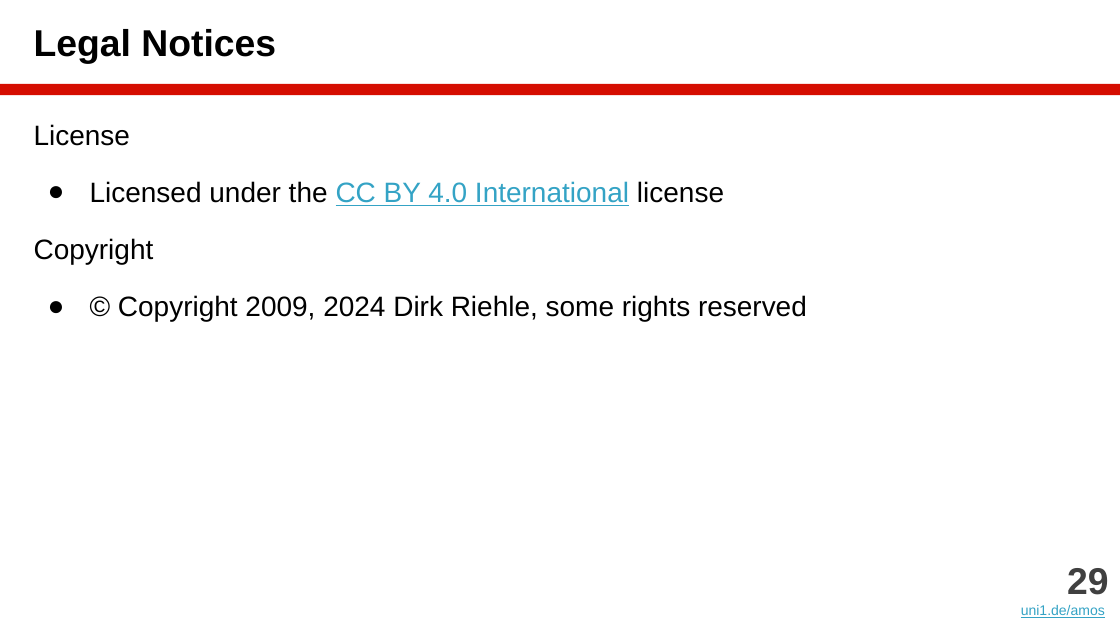
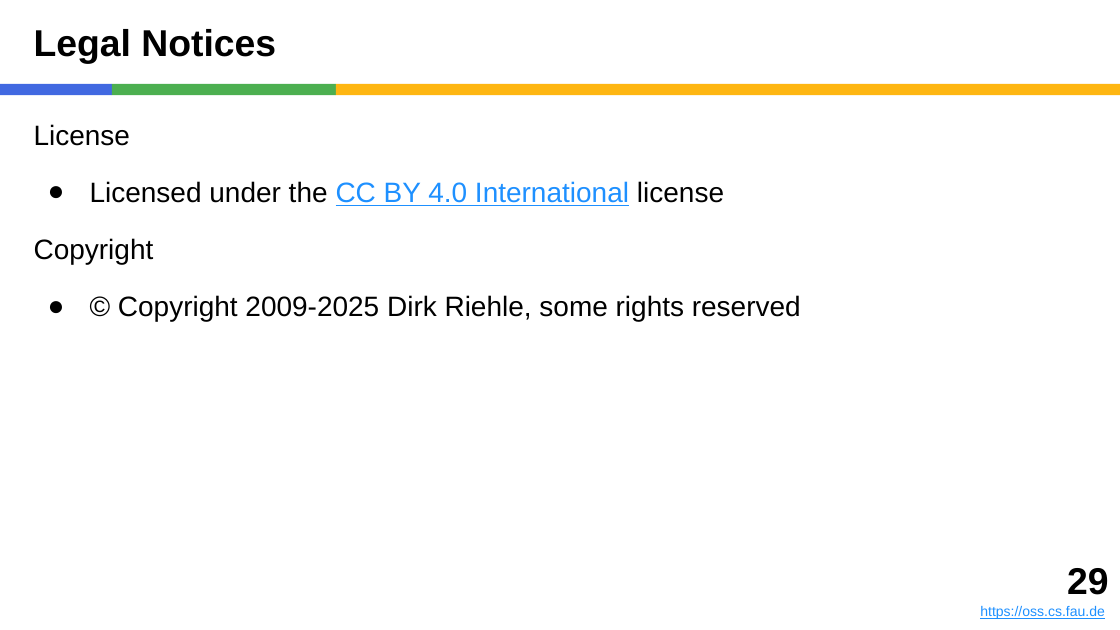
Before and after one commit to dirkriehle/amos-course, a slide deck: slide 29 of Lecture slides/AMOS A01 - Introduction.pptx. Drawn at 1120x630 pixels with LibreOffice and Linux fonts; fonts in the diff are those of the drawing. Boxes give left, top, right and bottom in pixels: in the first picture for what was removed or moved away, otherwise in the second. Text is boxed around its words. In the diff, an @@ line names an element or a change of style, - is before the commit and + after.

```diff
--- a/Lecture slides/AMOS A01 - Introduction.pptx
+++ b/Lecture slides/AMOS A01 - Introduction.pptx
@@ rectangle added at <box>0,84,112,95</box>, fill #4169E1 @@
@@ rectangle added at <box>112,84,336,95</box>, fill #4CAF50 @@
@@ rectangle: place and size @@
-rectangle at <box>0,84,1120,95</box>
+rectangle at <box>336,84,1120,95</box>
@@ rectangle at <box>336,84,1120,95</box>: fill #D50D01 to #FEB612 @@
@@ text at <box>90,181,724,206</box>: text colour #34A3C5 to #1E90FF in "CC BY 4.0 International" @@
@@ text at <box>118,295,801,322</box>: text changed @@
-● © Copyright 2009, 2024 Dirk Riehle, some rights reserved
+● © Copyright 2009-2025 Dirk Riehle, some rights reserved
@@ text: place and size @@
-text at <box>1021,568,1108,618</box>
+text at <box>980,568,1108,619</box>
@@ text at <box>1067,568,1108,595</box>: text colour #404040 to #000000 in "29" @@
@@ text at <box>980,606,1105,619</box>: text changed; text colour #34A3C5 to #1E90FF @@
-uni1.de/amos
+https://oss.cs.fau.de
```
Also in this commit, not shown: 26 other slides changed, 2 slides added, 2 slides removed, 6 other files.
